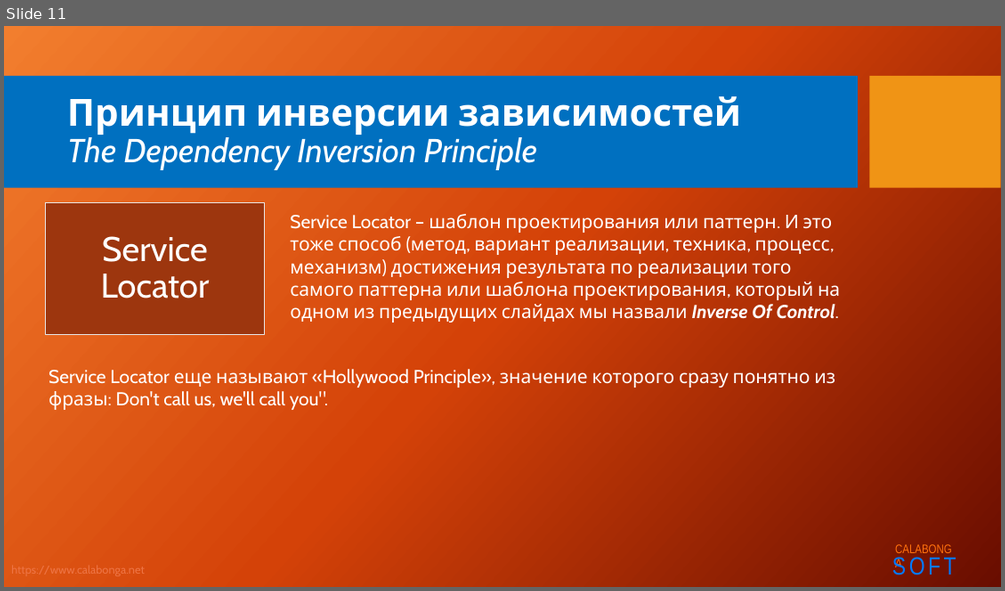
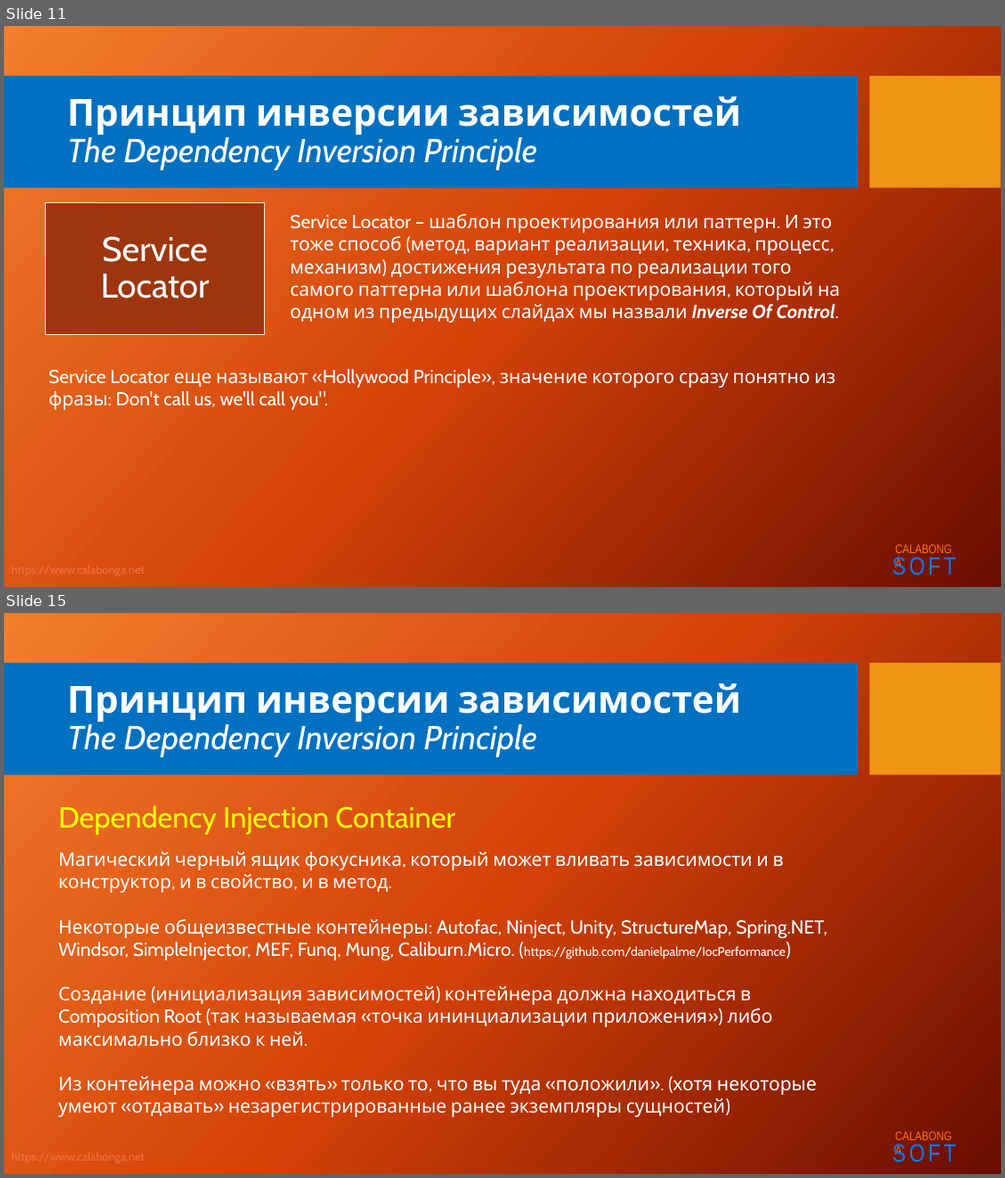
Before and after one commit to Calabonga/SOLID, a slide deck: Powerpoint/5.SOLID_D.pptx. Shown one above the other, each under a label of ours: slide 11 before the commit, slides 11 and 15 after it; the slides between them are not shown. The pictures are 1005x591 and 1005x1178 pixels, drawn with LibreOffice and Linux fonts; fonts in the diff are those of the drawing; background and template pictures are left out. Boxes give left, top, right and bottom in pixels: in the first picture for what was removed or moved away, otherwise in the second. Text is boxed around its words. In the diff, an @@ line names an element or a change of style, - is before the commit and + after.

```diff
--- a/Powerpoint/5.SOLID_D.pptx
+++ b/Powerpoint/5.SOLID_D.pptx
@@ slide 15 added at box(4, 613, 1001, 1174), background picture (left out); not listed: 5 template elements that a slide beside it also shows @@
@@ title added at box(67, 683, 741, 757), 32 pt, text #FFFFFF, italic @@
+Принцип инверсии зависимостей
+The Dependency Inversion Principle
@@ text added at box(58, 805, 455, 835), 28 pt, text #FFFF00 @@
+Dependency Injection Container
@@ text added at box(58, 852, 827, 1117), 18 pt, text #FFFFFF @@
+Магический черный ящик фокусника, который может вливать зависимости и в конструктор, и в свойство, и в метод.
+Некоторые общеизвестные контейнеры: Autofac, Ninject, Unity, StructureMap, Spring.NET, Windsor, SimpleInjector, MEF, Funq, Mung, Caliburn.Micro. (https://github.com/danielpalme/IocPerformance)
+Создание (инициализация зависимостей) контейнера должна находиться в Composition Root (так называемая «точка ининциализации приложения») либо максимально близко к ней.
+Из контейнера можно «взять» только то, что вы туда «положили». (хотя некоторые умеют «отдавать» незарегистрированные ранее экземпляры сущностей)
```
Also in this commit, not shown: 2 slides changed, 4 other slides added, 9 other files.
